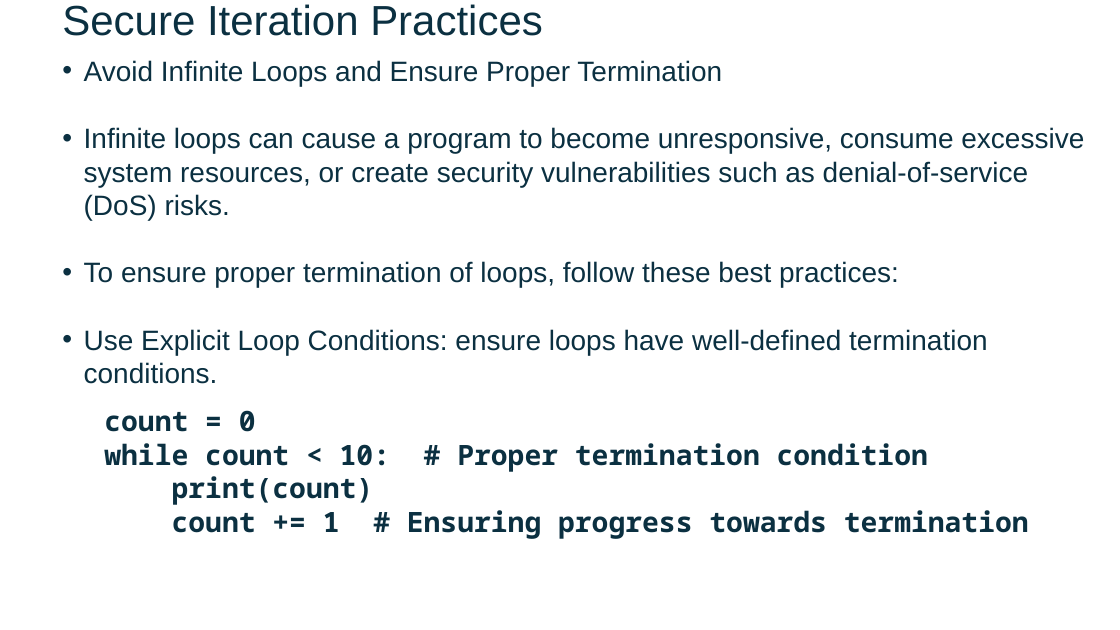
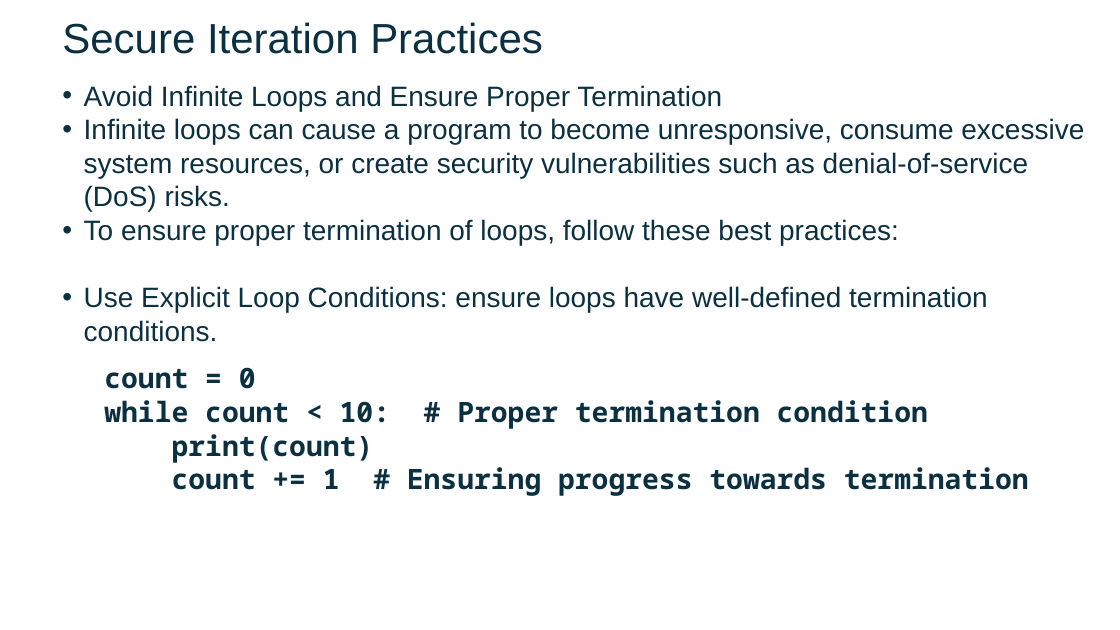
Before and after one commit to FSCJ-FacultyDev/SWC-Columbus-2025, a slide deck: slide 2 of Slides-Day2.pptx. Drawn at 1120x630 pixels with LibreOffice and Linux fonts; fonts in the diff are those of the drawing; background and template pictures are left out. Boxes give left, top, right and bottom in pixels: in the first picture for what was removed or moved away, otherwise in the second. Text is boxed around its words. In the diff, an @@ line names an element or a change of style, - is before the commit and + after.

```diff
--- a/Slides-Day2.pptx
+++ b/Slides-Day2.pptx
@@ text "Secure Iteration Practices" moved from (x1=62, y1=4, x2=543, y2=36) to (x1=62, y1=22, x2=543, y2=54) @@
@@ text "Avoid Infinite Loops and Ensure ..." rewrapped from (x1=84, y1=60, x2=1084, y2=539) to (x1=84, y1=85, x2=1084, y2=496) @@
```
Also in this commit, not shown: 4 other slides changed, 7 slides added.
